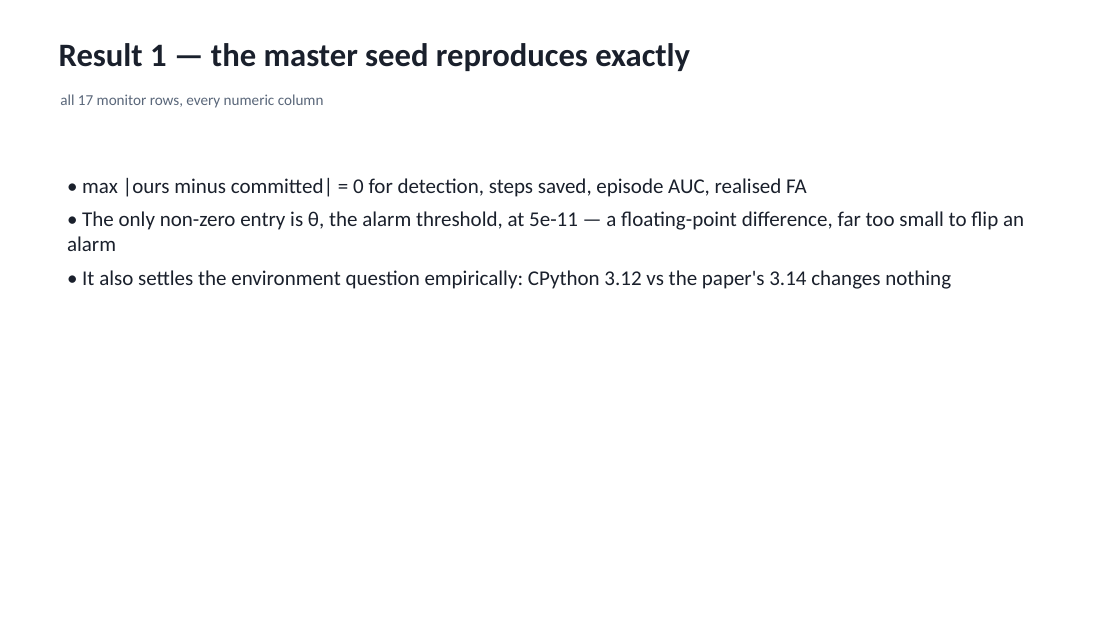
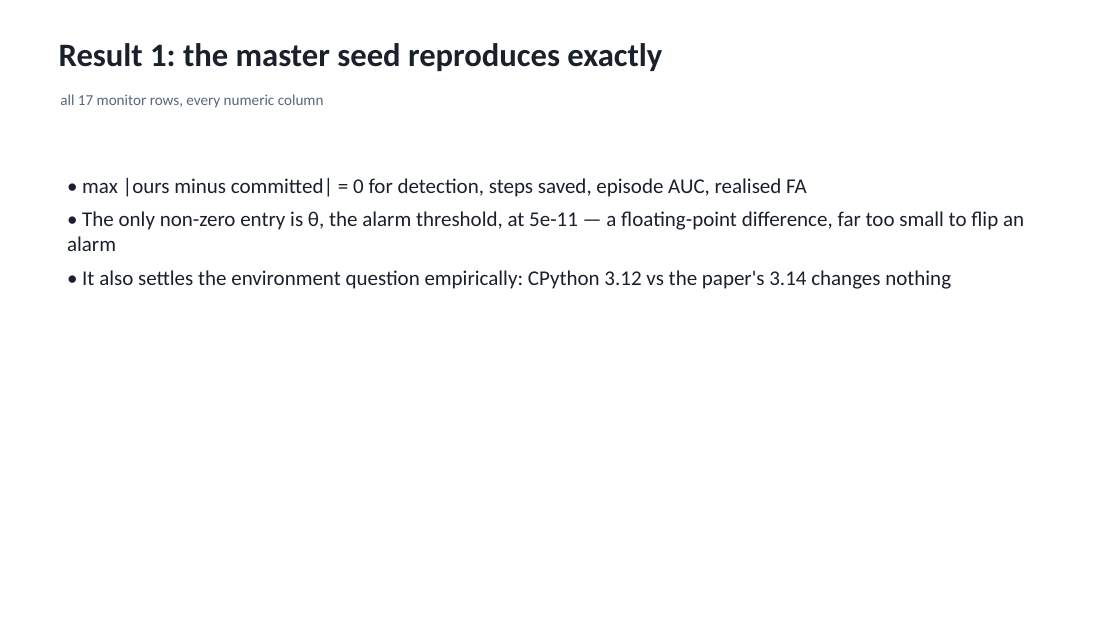
Before and after one commit to SamielSun/Individual-project-trajectory-sentinel-reproduce, a slide deck: slide 6 of slides/deck.pptx. Drawn at 1120x630 pixels with LibreOffice and Linux fonts; fonts in the diff are those of the drawing. Boxes give left, top, right and bottom in pixels: in the first picture for what was removed or moved away, otherwise in the second. Text is boxed around its words. In the diff, an @@ line names an element or a change of style, - is before the commit and + after.

```diff
--- a/slides/deck.pptx
+++ b/slides/deck.pptx
@@ text at box(59, 43, 662, 71): text changed @@
-Result 1 — the master seed reproduces exactly
+Result 1: the master seed reproduces exactly
```
Also in this commit, not shown: 4 other slides changed, 2 other files.
